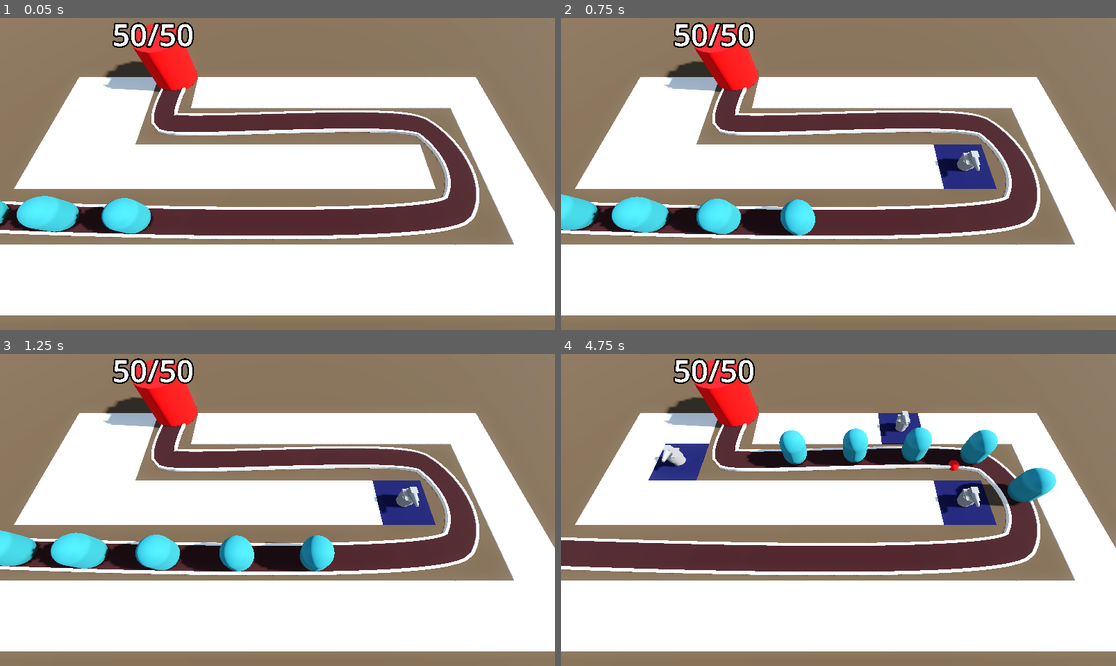
Above: before the commit, frames 1-4 (two rows, left to right).
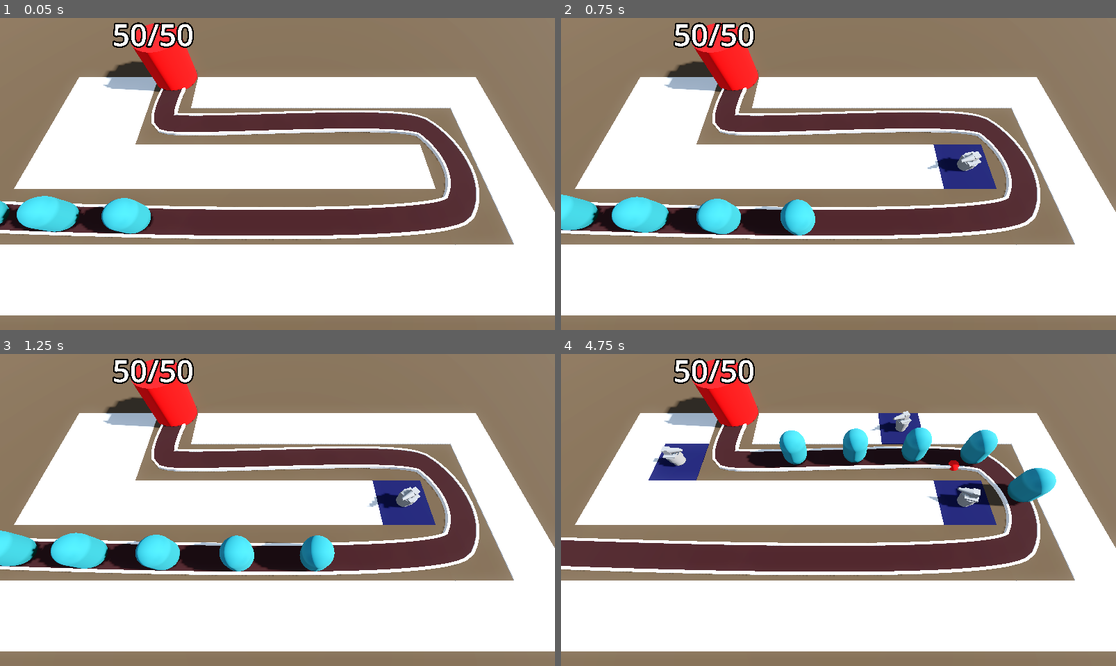
Above: after the commit, the same moments.

Repository: mje819/Barbarian-Blaster
Game: Godot game, scene res://base_level.tscn
Two runs of this game, one before a commit and one after it. Both use one fixed random seed, a clock stepped at 60 frames per second and the inputs below.
Inputs (mouse positions are in pixels of both pictures, inside the frame that each line leads up to):
- Up to frame 1 (0.05 s): no input
- Up to frame 2 (0.75 s): move the mouse to (960, 158) at 0.52 s; click (960, 158) at 0.6 s
- Up to frame 3 (1.25 s): no input
- Up to frame 4 (4.75 s): move the mouse to (727, 525) at 1.27 s; click (727, 525) at 1.35 s; move the mouse to (894, 441) at 2.02 s; click (894, 441) at 2.1 s; move the mouse to (810, 572) at 2.77 s; click (810, 572) at 2.85 s; move the mouse to (1005, 556) at 3.52 s; click (1005, 556) at 3.6 s; move the mouse to (672, 463) at 4.27 s; click (672, 463) at 4.35 s

Frame 1 is identical in both runs. In frame 2, 0.2% of the frame differs, in the area x 65-76%, y 42-52%; in frame 3, 0.2%; in frame 4, 0.4%, in the area x 16-76%, y 18-52%.

Commit message:
rotate turret wip

Diff:
--- a/Turret/turret.gd
+++ b/Turret/turret.gd
@@ -1,7 +1,12 @@
 extends Node3D
 
 var projectile = preload("res://Turret/projectile.tscn")
+var enemy_path : Path3D
 
+# turn to enemies
+func _physics_process(delta: float) -> void:
+	var enemy = enemy_path.get_children().back()
+	look_at(enemy.global_position, Vector3.UP, true)
 
 func _on_timer_timeout() -> void:
 	var projectile_instance = projectile.instantiate()
--- a/base_level.tscn
+++ b/base_level.tscn
@@ -117,7 +117,7 @@
 transform = Transform3D(-0.050018523, 4.631245e-07, -0.9987239, 1.421047e-14, 0.99999374, 4.6369655e-07, 0.9987211, 2.3194453e-08, -0.050018664, -30.019, 0, 5.728)
 
 [node name="Enemy2" parent="Path3D" instance=ExtResource("2_5vx1e")]
-transform = Transform3D(-0.04193747, 3.9631138e-07, -0.99909407, -3.4809056e-09, 0.99999374, 3.9679864e-07, 0.99909127, 2.0119463e-08, -0.041937586, -25.024351, -2.113826e-06, 5.953372)
+transform = Transform3D(-0.041937463, 3.9631138e-07, -0.99909395, -3.4809051e-09, 0.99999374, 3.9679858e-07, 0.99909115, 2.0119463e-08, -0.041937582, -25.024351, -2.113826e-06, 5.953372)
 progress = 5.0
 
 [node name="Enemy3" parent="Path3D" instance=ExtResource("2_5vx1e")]
@@ -125,7 +125,7 @@
 progress = 10.0
 
 [node name="Enemy4" parent="Path3D" instance=ExtResource("2_5vx1e")]
-transform = Transform3D(-0.030248443, 2.9966742e-07, -0.99951625, -7.556433e-09, 0.99999374, 3.0002735e-07, 0.99951345, 1.6628947e-08, -0.030248526, -15.030746, -5.6137756e-06, 6.3162103)
+transform = Transform3D(-0.030248439, 2.9966742e-07, -0.9995161, -7.556432e-09, 0.99999374, 3.0002732e-07, 0.9995133, 1.6628947e-08, -0.030248523, -15.030746, -5.6137756e-06, 6.3162103)
 progress = 15.0
 
 [node name="Enemy5" parent="Path3D" instance=ExtResource("2_5vx1e")]
@@ -136,6 +136,7 @@
 transform = Transform3D(1, 0, 0, 0, 1, 0, 0, 0, 1, -10.127884, 0, -7.9744897)
 max_health = 50
 
-[node name="TurretManager" type="Node3D" parent="."]
+[node name="TurretManager" type="Node3D" parent="." node_paths=PackedStringArray("enemy_path")]
 script = ExtResource("5_ftfrf")
 turret = ExtResource("6_u2wky")
+enemy_path = NodePath("../Path3D")
--- a/turret_manager.gd
+++ b/turret_manager.gd
@@ -2,8 +2,10 @@
 class_name TurretManager
 
 @export var turret : PackedScene
+@export var enemy_path : Path3D
 
 func build_turret(pos : Vector3) -> void:
 	var turret_instance = turret.instantiate()
 	add_child(turret_instance)
 	turret_instance.global_position = pos
+	turret_instance.enemy_path = enemy_path
